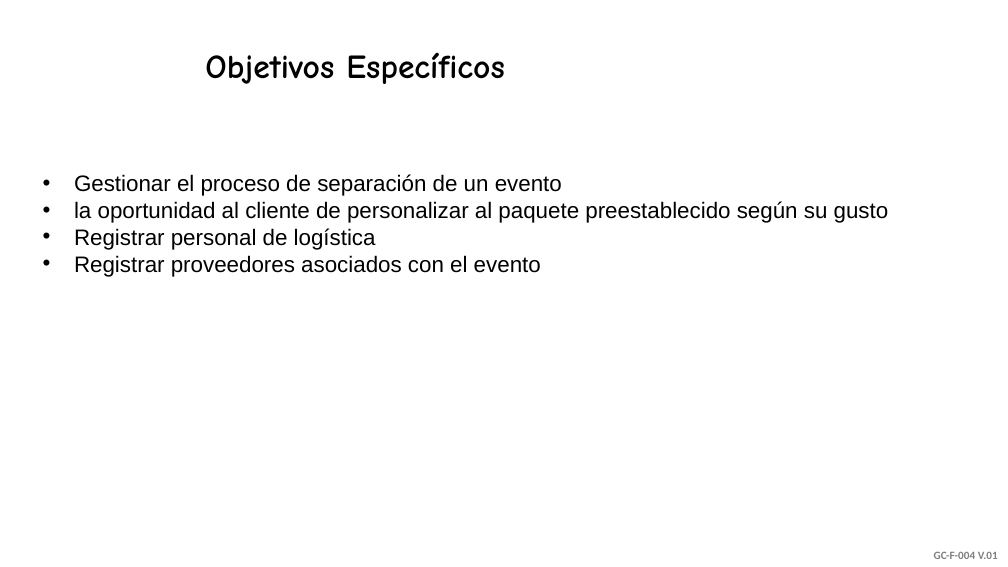
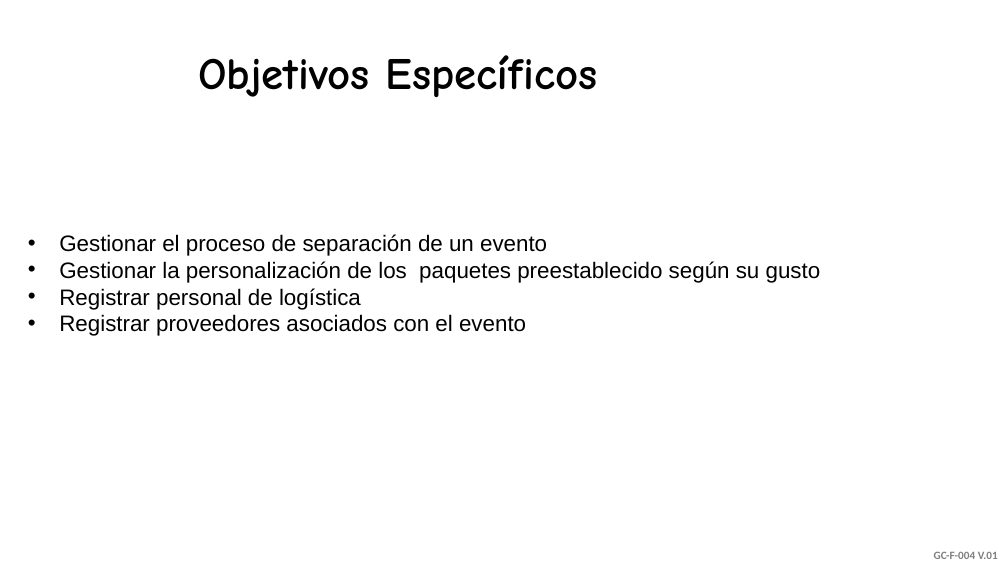
Before and after one commit to JsMorales03/ADSI, a slide deck: slide 7 of Casa de eventos.pptx (slide 6 before the commit). Drawn at 1008x567 pixels with LibreOffice and Linux fonts; fonts in the diff are those of the drawing; background and template pictures are left out. Boxes give left, top, right and bottom in pixels: in the first picture for what was removed or moved away, otherwise in the second. Text is boxed around its words. In the diff, an @@ line names an element or a change of style, - is before the commit and + after.

```diff
--- a/Casa de eventos.pptx
+++ b/Casa de eventos.pptx
@@ text "Objetivos Específicos": place and size @@
-text "Objetivos Específicos" at <box>205,52,505,84</box>
+text "Objetivos Específicos" at <box>198,55,598,97</box>
@@ text "Objetivos Específicos" at <box>198,55,598,97</box>: size 24 to 32 pt @@
@@ text "Gestionar el proceso de separación ...": place and size @@
-text "Gestionar el proceso de separación ..." at <box>74,174,889,277</box>
+text "Gestionar el proceso de separación ..." at <box>59,234,821,336</box>
@@ text at <box>59,261,821,283</box>: text changed @@
-• la oportunidad al cliente de personalizar al paquete preestablecido según su gusto
+• Gestionar la personalización de los paquetes preestablecido según su gusto
```
Also in this commit, not shown: 7 other slides changed, 1 slide added, 1 other file.
